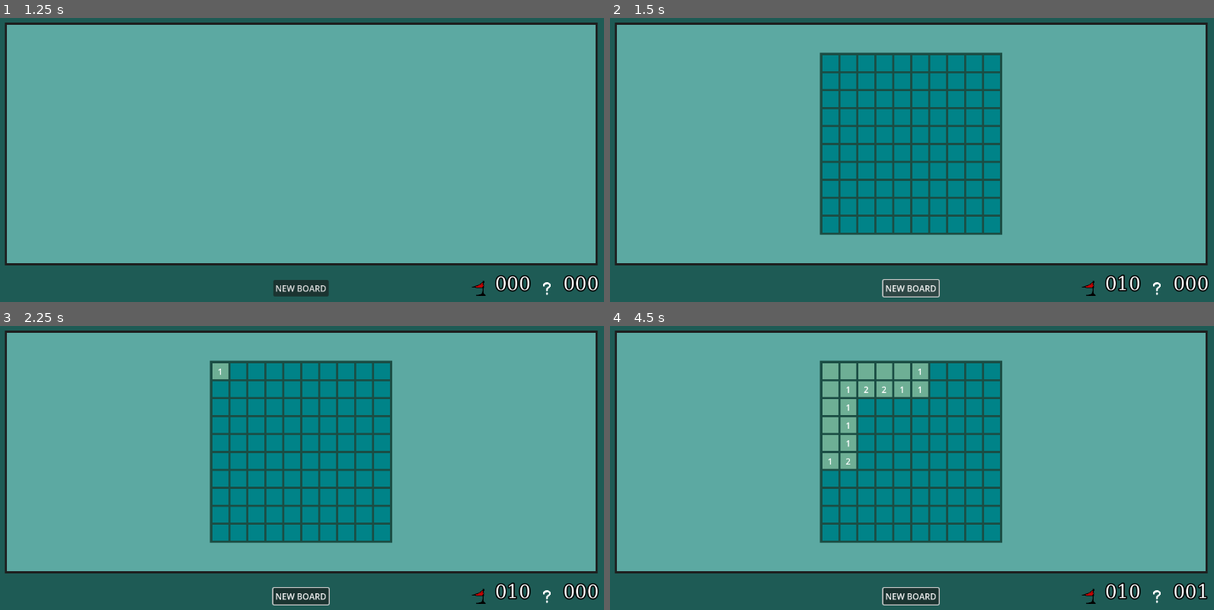
Above: before the commit, frames 1-4 (two rows, left to right).
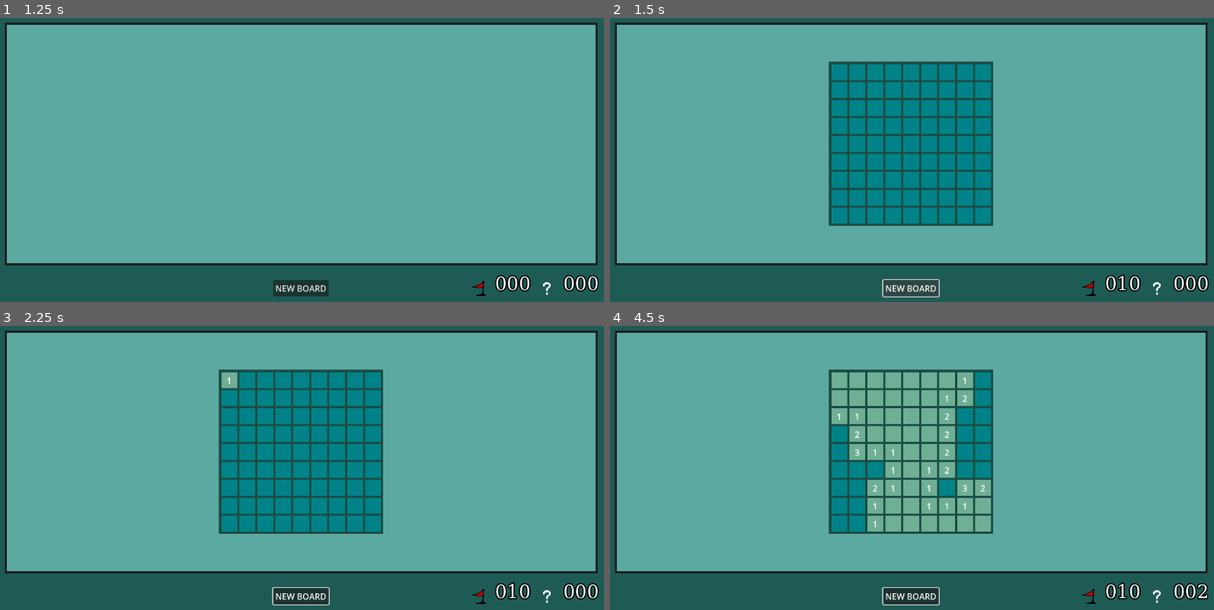
Above: after the commit, the same moments.

Repository: yuris2024/minesweeper
Game: Godot game, scene res://GameManager.tscn
Two runs of this game, one before a commit and one after it. Both use one fixed random seed, a clock stepped at 60 frames per second and the inputs below.
Inputs (mouse positions are in pixels of both pictures, inside the frame that each line leads up to; where the layout moved, square brackets give the same spot in the first picture):
- Up to frame 1 (1.25 s): click (outside the picture) at 0.52 s
- Up to frame 2 (1.5 s): click "NEW BOARD" at 1.25 s
- Up to frame 3 (2.25 s): click "1" at 2 s
- Up to frame 4 (4.5 s): click (845, 371) at 2.77 s; click (912, 595) at 3.5 s, where only the run before the commit has a clickable "NEW BOARD"; click (839, 379) [827, 371] at 4.25 s

Frame 1 is identical in both runs. In frame 2, 11% of the frame differs, in the area x 34-65%, y 12-77%; in frame 3, 11%; in frame 4, 15%, in the area x 34-99%, y 12-97%.

Commit message:
Sketch out header buttons and coin counter

Diff:
--- /dev/null
+++ b/CoinCounter.gd
@@ -0,0 +1,12 @@
+extends TextureButton
+
+# links to store
+
+# Called when the node enters the scene tree for the first time.
+func _ready():
+	pass # Replace with function body.
+
+
+# Called every frame. 'delta' is the elapsed time since the previous frame.
+func _process(delta):
+	pass
--- a/GameBoard.gd
+++ b/GameBoard.gd
@@ -12,6 +12,7 @@
 @onready var gridcontainer_path = $ColorRect/GridContainer
 
 signal flagged2
+signal board_clear
 
 # Called when the node enters the scene tree for the first time.
 func _ready():
@@ -138,8 +139,9 @@
 
 func _monitor_win_condition(): # Checks on every reveal.
 	open_cells += 1
-	if open_cells == (grid_rows * grid_cols - board_mines.size()) and !game_lost:
+	if open_cells == (grid_rows * grid_cols - num_of_mines) and !game_lost:
 		print("You win")
+		board_clear.emit()
 		get_tree().paused = true
 
 func _reset_game():
--- a/GameManager.gd
+++ b/GameManager.gd
@@ -2,15 +2,19 @@
 var time = 0
 var board_scene: PackedScene = preload("res://GameBoard.tscn")
 @onready var board_container = $Panel/Vboxcontainer/MarginContainer/BoardContainer
-var current_rows = 10
-var current_cols = 10
+var current_rows = 9
+var current_cols = 9
 var current_mines = 10
+var difficulty
 var cells_flagged = 0
 var cells_to_flag
+var coins = 0
+var exp = 0
 
 # Called when the node enters the scene tree for the first time.
 func _ready():
 	$Panel/Vboxcontainer/HBoxContainer2/NewGameButton.process_mode = Node.PROCESS_MODE_ALWAYS
+
 
 func _on_new_game_button_pressed():
 	remove_old_board()
@@ -34,6 +38,7 @@
 	new_board.load_new_board(rows,cols,mines)
 	board_container.add_child(new_board)
 	new_board.connect("flagged2",_on_flagged2)
+	new_board.connect("board_clear",_on_board_clear)
 
 # Called every frame. 'delta' is the elapsed time since the previous frame.
 func _process(delta):
@@ -48,6 +53,13 @@
 	if cells_to_flag >= 0:
 		$Panel/Vboxcontainer/HBoxContainer2/HBoxContainer/FlagCounter.text = format_counter(cells_to_flag)
 
+func _on_board_clear():
+	#calculate coin value
+	var board_value = difficulty * 10
+
+	pass
+
+
 func format_counter(num):
 	if num < 10:
 		return "00" + str(num)
--- a/GameManager.tscn
+++ b/GameManager.tscn
@@ -1,8 +1,9 @@
-[gd_scene load_steps=11 format=3 uid="uid://cgb0fqda32613"]
+[gd_scene load_steps=12 format=3 uid="uid://cgb0fqda32613"]
 
 [ext_resource type="Script" path="res://GameManager.gd" id="1_v0erv"]
 [ext_resource type="Script" path="res://Vboxcontainer.gd" id="2_yw5hy"]
 [ext_resource type="Texture2D" uid="uid://cclb3ygjodq57" path="res://art/skin_default/flag.png" id="3_gifjn"]
+[ext_resource type="Script" path="res://CoinCounter.gd" id="3_hc80a"]
 [ext_resource type="Script" path="res://MuteButton.gd" id="3_tq2m3"]
 [ext_resource type="Texture2D" uid="uid://cc2e5u2s6iep5" path="res://art/skin_default/qmark.png" id="4_dwrv7"]
 
@@ -54,6 +55,35 @@
 layout_mode = 2
 size_flags_vertical = 0
 
+[node name="ExitToMenu" type="TextureButton" parent="Panel/Vboxcontainer/Header"]
+custom_minimum_size = Vector2(180, 0)
+layout_mode = 2
+
+[node name="TextureProgressBar" type="TextureProgressBar" parent="Panel/Vboxcontainer/Header"]
+layout_mode = 2
+size_flags_horizontal = 3
+tint_under = Color(2.40654e-08, 0.246238, 0.223931, 1)
+tint_progress = Color(0.234, 0.78, 0.234, 1)
+
+[node name="ShopButton" type="TextureButton" parent="Panel/Vboxcontainer/Header"]
+custom_minimum_size = Vector2(200, 0)
+layout_mode = 2
+script = ExtResource("3_hc80a")
+
+[node name="CoinCounter" type="Label" parent="Panel/Vboxcontainer/Header/ShopButton"]
+custom_minimum_size = Vector2(150, 60)
+layout_mode = 1
+anchors_preset = 6
+anchor_left = 1.0
+anchor_top = 0.5
+anchor_right = 1.0
+anchor_bottom = 0.5
+offset_left = -1.0
+offset_top = -11.5
+offset_bottom = 11.5
+grow_horizontal = 0
+grow_vertical = 2
+
 [node name="MarginContainer" type="MarginContainer" parent="Panel/Vboxcontainer"]
 layout_mode = 2
 size_flags_vertical = 3
@@ -93,7 +123,7 @@
 size_flags_horizontal = 3
 size_flags_stretch_ratio = 2.0
 
-[node name="FlagCounter2" type="TextureRect" parent="Panel/Vboxcontainer/HBoxContainer2/HBoxContainer"]
+[node name="FlagCtIcon" type="TextureRect" parent="Panel/Vboxcontainer/HBoxContainer2/HBoxContainer"]
 custom_minimum_size = Vector2(30, 30)
 layout_mode = 2
 size_flags_horizontal = 6
